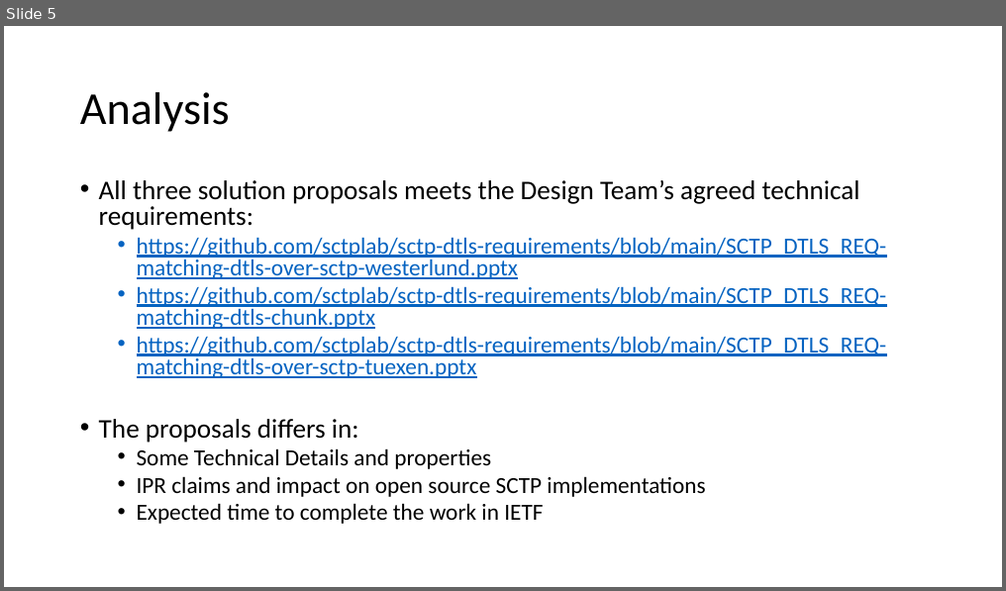
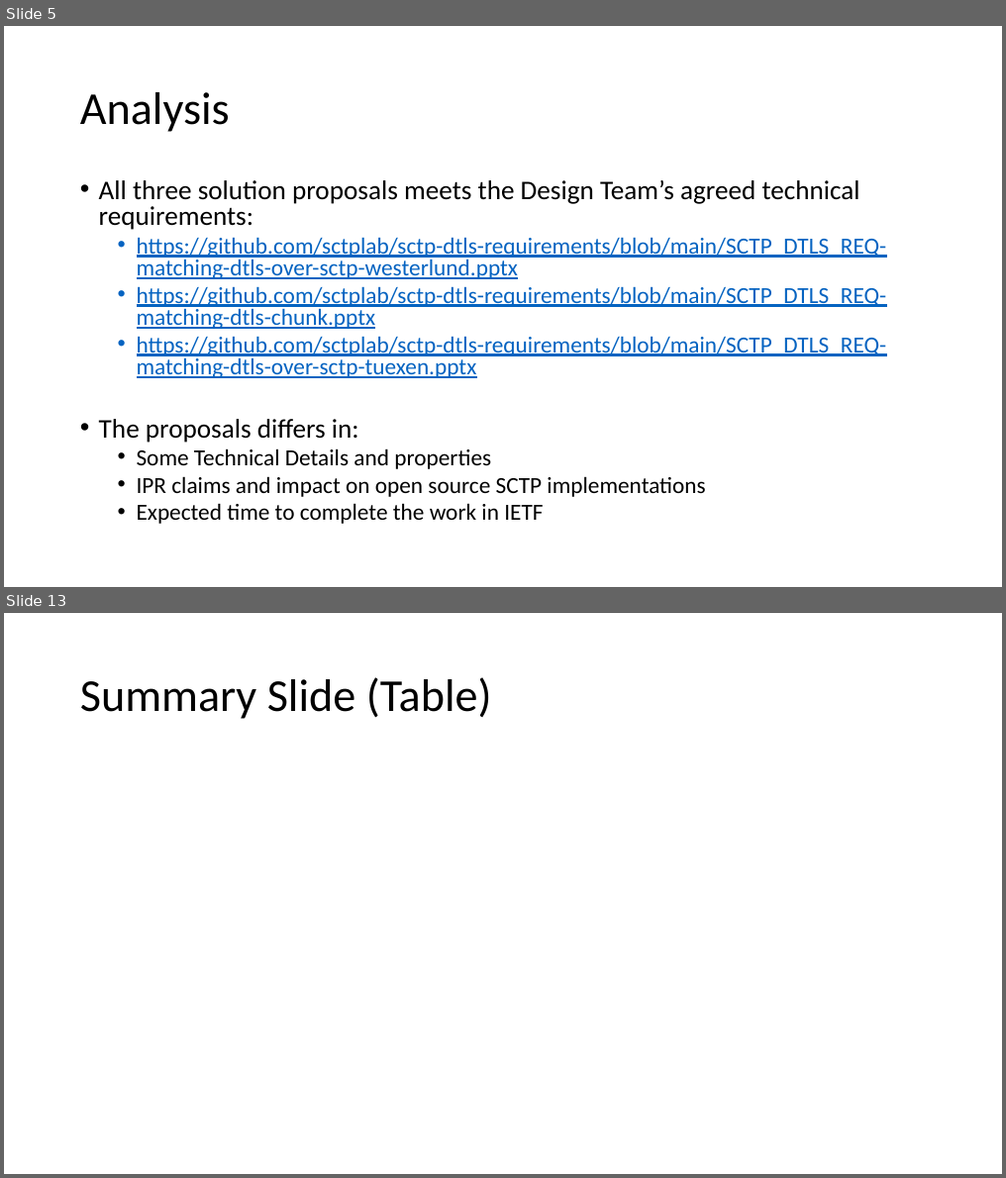
Before and after one commit to sctplab/sctp-dtls-requirements, a slide deck: dtls-for-sctp-design-team-report.pptx. Shown one above the other, each under a label of ours: slide 5 before the commit, slides 5 and 13 after it; the slides between them are not shown. The pictures are 1006x591 and 1006x1178 pixels, drawn with LibreOffice and Linux fonts; fonts in the diff are those of the drawing. Boxes give left, top, right and bottom in pixels: in the first picture for what was removed or moved away, otherwise in the second. Text is boxed around its words. In the diff, an @@ line names an element or a change of style, - is before the commit and + after.

```diff
--- a/dtls-for-sctp-design-team-report.pptx
+++ b/dtls-for-sctp-design-team-report.pptx
@@ slide 13 added at [4, 613, 1002, 1174], background #FFFFFF @@
@@ title added at [80, 677, 492, 719], 44 pt, text #000000 @@
+Summary Slide (Table)
```
Also in this commit, not shown: 6 slides changed, 2 other slides added.
